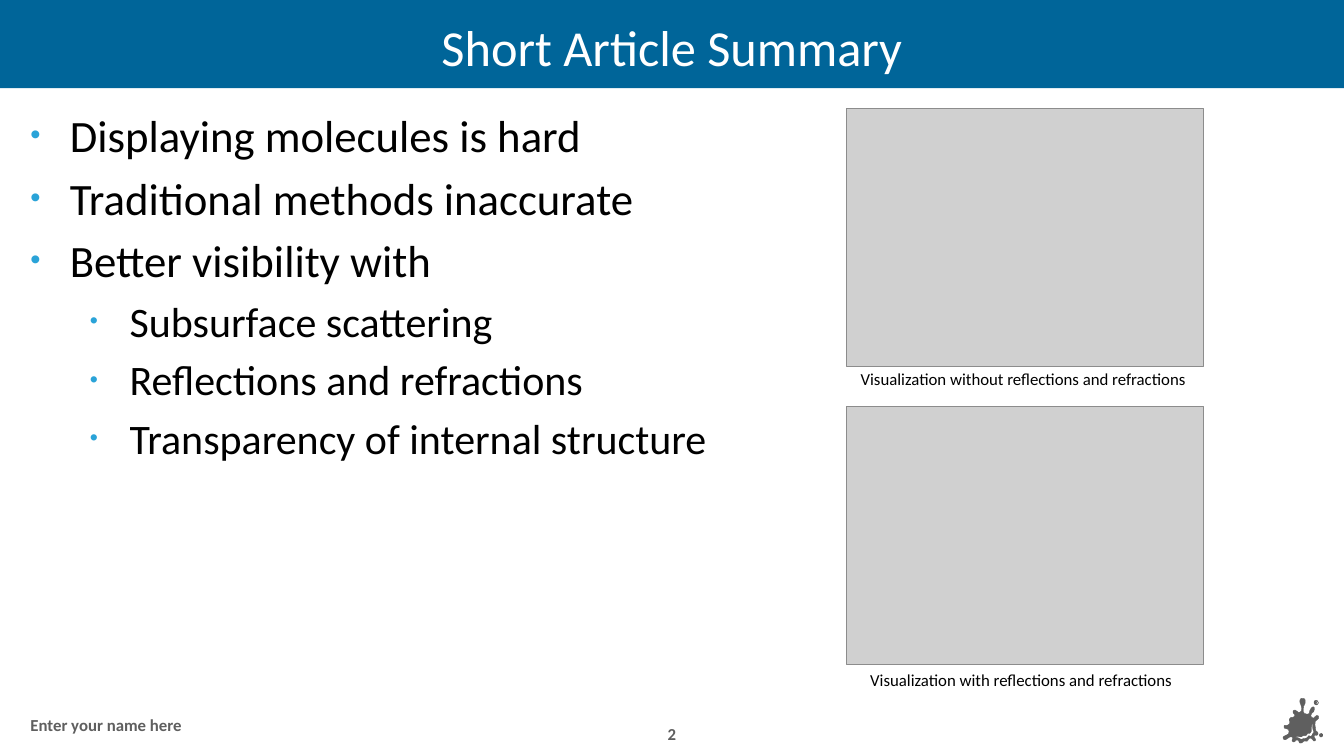
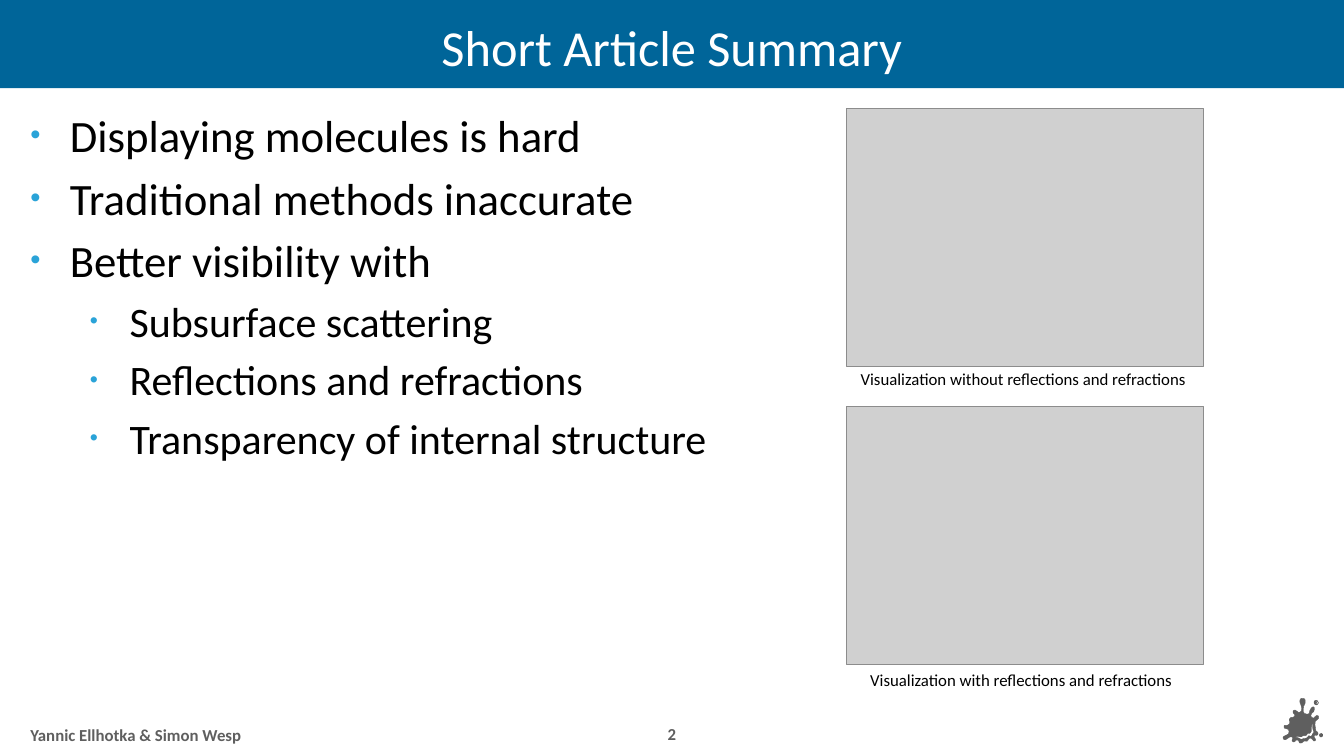
Before and after one commit to YannicEl/Vis2-RTVis-2024WS, a slide deck: slide 2 of presentation 1/slides.pptx. Drawn at 1344x756 pixels with LibreOffice and Linux fonts; fonts in the diff are those of the drawing; grey boxes stand for pictures; background and template pictures are left out. Boxes give left, top, right and bottom in pixels: in the first picture for what was removed or moved away, otherwise in the second. Text is boxed around its words. In the diff, an @@ line names an element or a change of style, - is before the commit and + after.

```diff
--- a/presentation 1/slides.pptx
+++ b/presentation 1/slides.pptx
@@ text at [30, 729, 241, 744]: text changed @@
-Enter your name here
+Yannic Ellhotka & Simon Wesp
```
Also in this commit, not shown: 3 other slides changed, 1 slide added, 1 slide removed.
